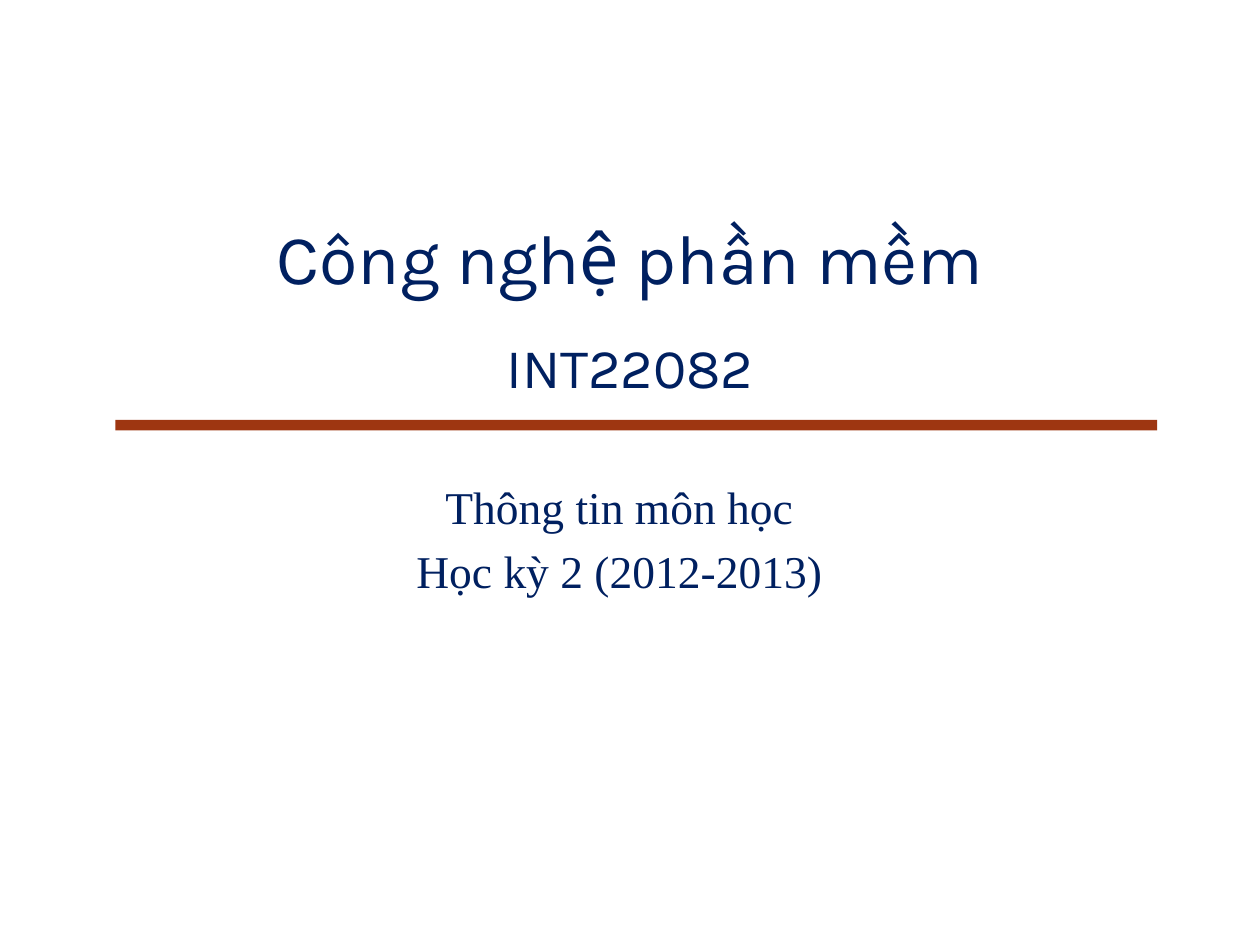
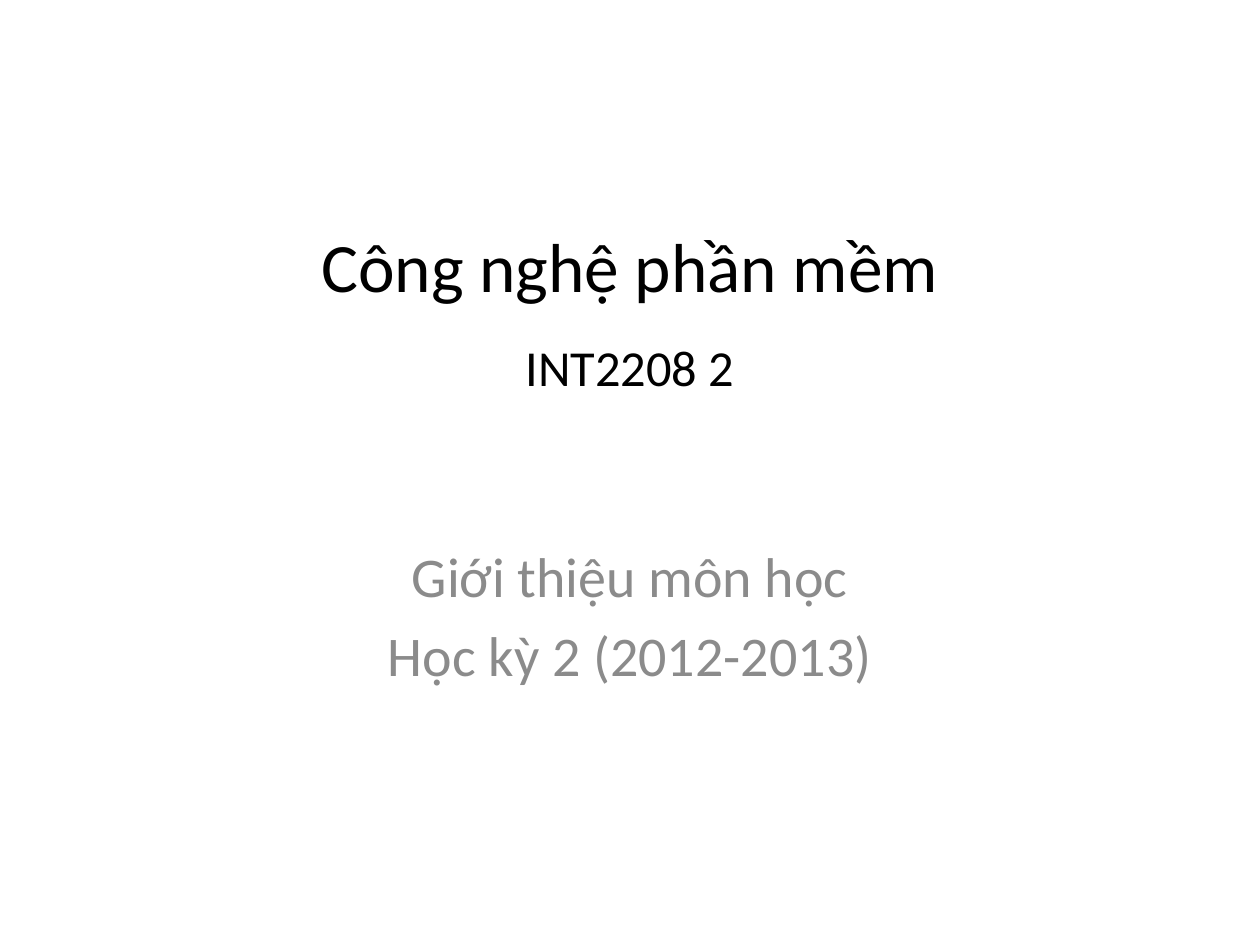
Before and after one commit to BachPhiLong/SE2013, a slide deck: slide 1 of 00-Course Info.pptx. Drawn at 1260x945 pixels with LibreOffice and Linux fonts; fonts in the diff are those of the drawing; background and template pictures are left out. Boxes give left, top, right and bottom in pixels: in the first picture for what was removed or moved away, otherwise in the second. Text is boxed around its words. In the diff, an @@ line names an element or a change of style, - is before the commit and + after.

```diff
--- a/00-Course Info.pptx
+++ b/00-Course Info.pptx
@@ title at bbox=[321, 240, 938, 387]: text changed; size 40 to 39.6 pt; font Karla to Calibri; text colour #002060 to #000000 @@
-Công nghệ phần mềm
-INT22082
+Công nghệ phần mềm
+INT2208 2
@@ rectangle removed at bbox=[116, 420, 1158, 430] @@
@@ subtitle "Giới thiệu môn học": place and size @@
-subtitle "Giới thiệu môn học" at bbox=[416, 492, 821, 597]
+subtitle "Giới thiệu môn học" at bbox=[388, 558, 871, 686]
@@ subtitle at bbox=[412, 558, 848, 607]: text changed; size 26 to 32 pt; font Times New Roman to Calibri; text colour #002060 to #8C8C8C @@
-Thông tin môn học
+Giới thiệu môn học
@@ subtitle at bbox=[388, 635, 871, 686]: size 26 to 32 pt, font Times New Roman to Calibri, text colour #002060 to #8C8C8C in "Học kỳ 2 (2012-2013)" @@
```
Also in this commit, not shown: 8 other slides changed, 6 slides added, 3 slides removed.
